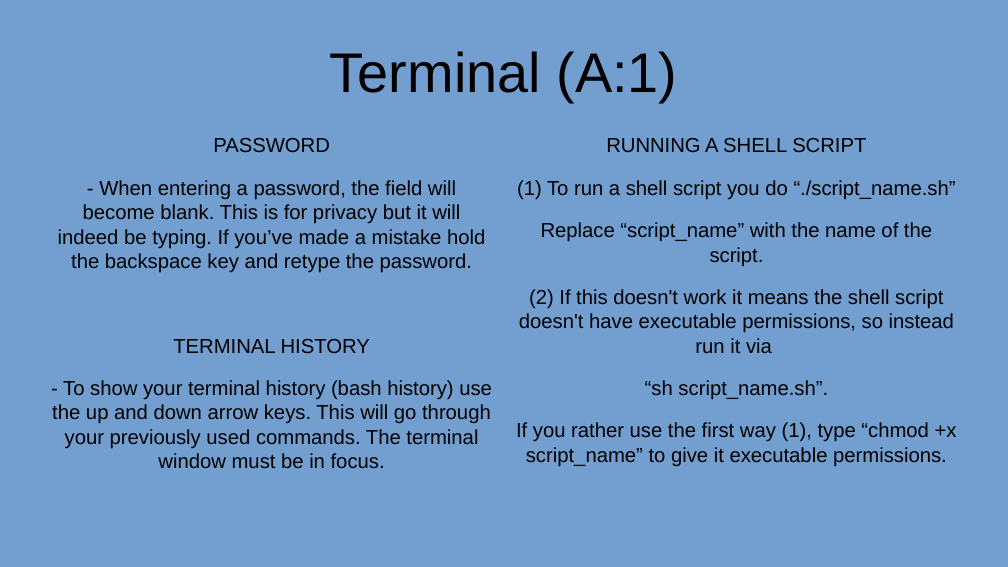
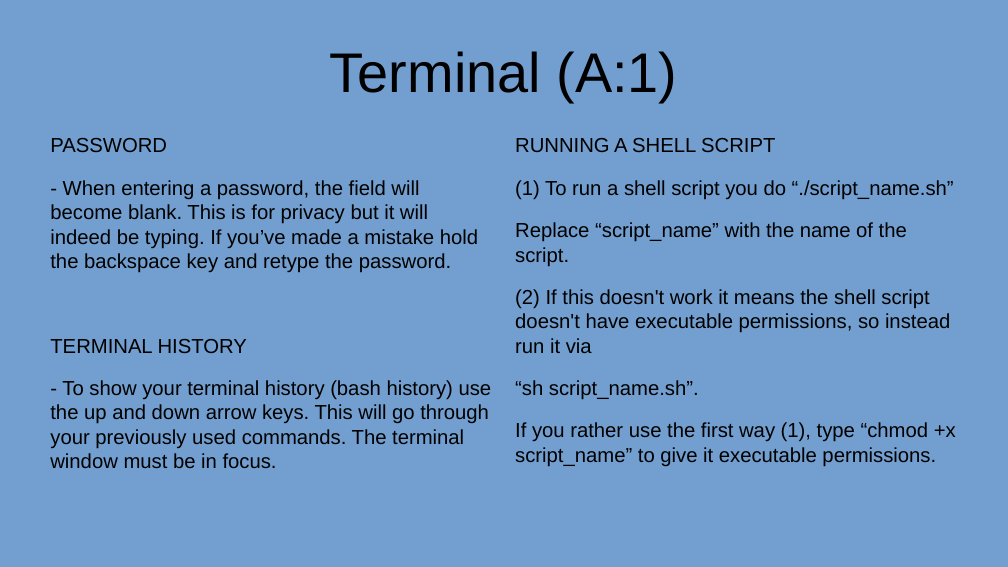
Before and after one commit to AnAncientForce/sysZ, a slide deck: slide 2 of Guide.odp. Drawn at 1008x567 pixels with LibreOffice and Linux fonts; fonts in the diff are those of the drawing. Boxes give left, top, right and bottom in pixels: in the first picture for what was removed or moved away, otherwise in the second. Text is boxed around its words. In the diff, an @@ line names an element or a change of style, - is before the commit and + after.

```diff
--- a/Guide.odp
+++ b/Guide.odp
@@ text "PASSWORD" at box(50, 138, 492, 468): alignment centre to left @@
@@ text "RUNNING A SHELL SCRIPT" at box(515, 138, 956, 467): alignment centre to left @@
```
Also in this commit, not shown: 4 other slides changed.
